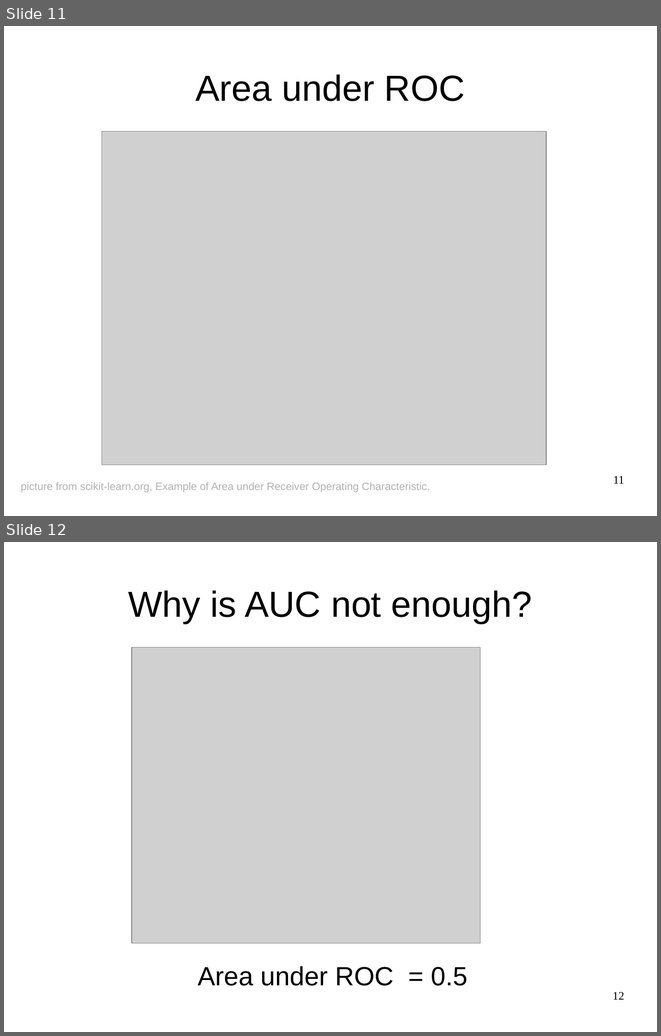
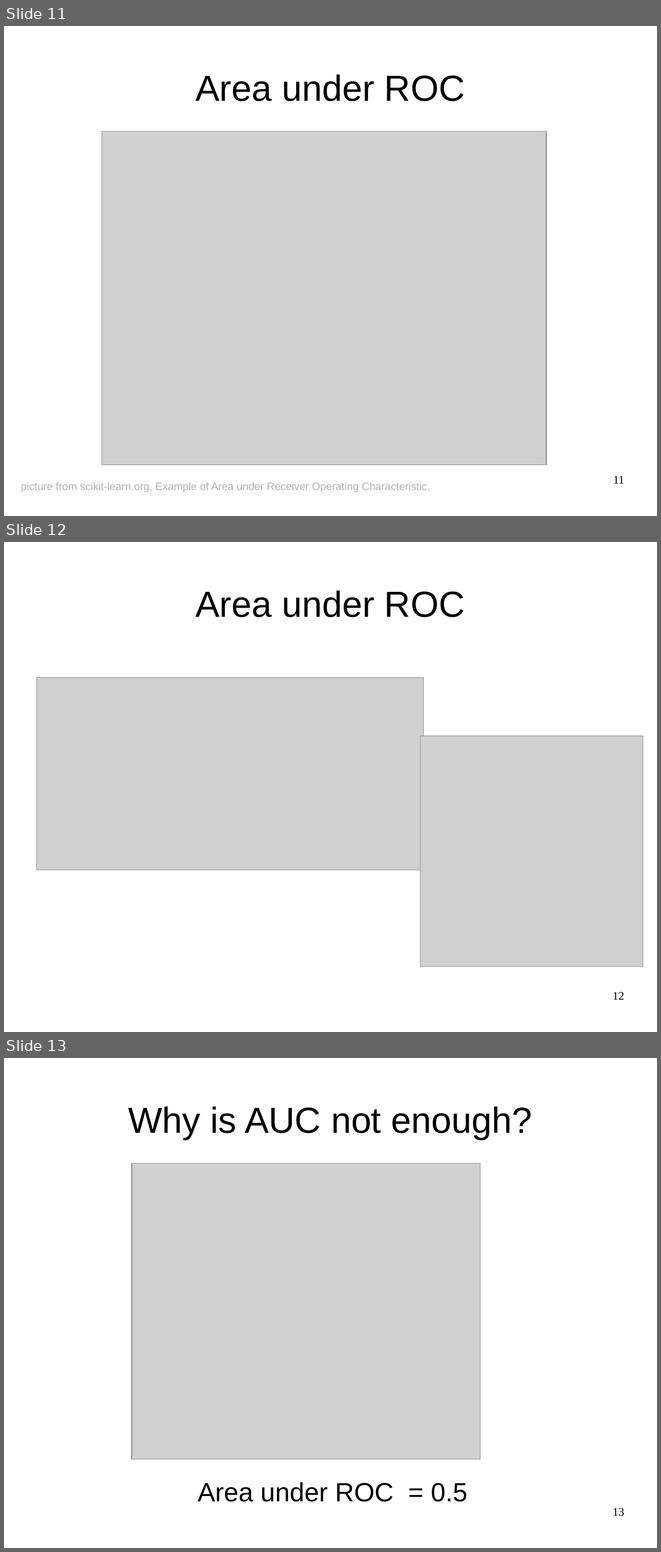
Before and after one commit to AlexWoroschilow/pca, a slide deck: seminar/presentation.odp. Shown one above the other, each under a label of ours: slides 11 and 12 before the commit, slides 11, 12 and 13 after it. The pictures are 661x1036 and 661x1552 pixels, drawn with LibreOffice and Linux fonts; fonts in the diff are those of the drawing; grey boxes stand for pictures. Boxes give left, top, right and bottom in pixels: in the first picture for what was removed or moved away, otherwise in the second. Text is boxed around its words. In the diff, an @@ line names an element or a change of style, - is before the commit and + after.

```diff
--- a/seminar/presentation.odp
+++ b/seminar/presentation.odp
@@ slide 12 added at <box>4,542,657,1032</box>, background #FFFFFF @@
@@ title added at <box>195,590,465,617</box>, 44 pt, text #000000 @@
+Area under ROC
@@ picture added at <box>36,677,424,870</box> @@
@@ picture added at <box>421,736,643,966</box> @@
@@ page number added at <box>612,991,624,999</box>, 14 pt, text #000000 @@
+12
@@ what was slide 12 is now slide 13 @@
@@ page number at <box>612,1507,624,1516</box>: text changed @@
-12
+13
```
Also in this commit, not shown: 4 slides changed, 1 other slide added, 1 other file.
